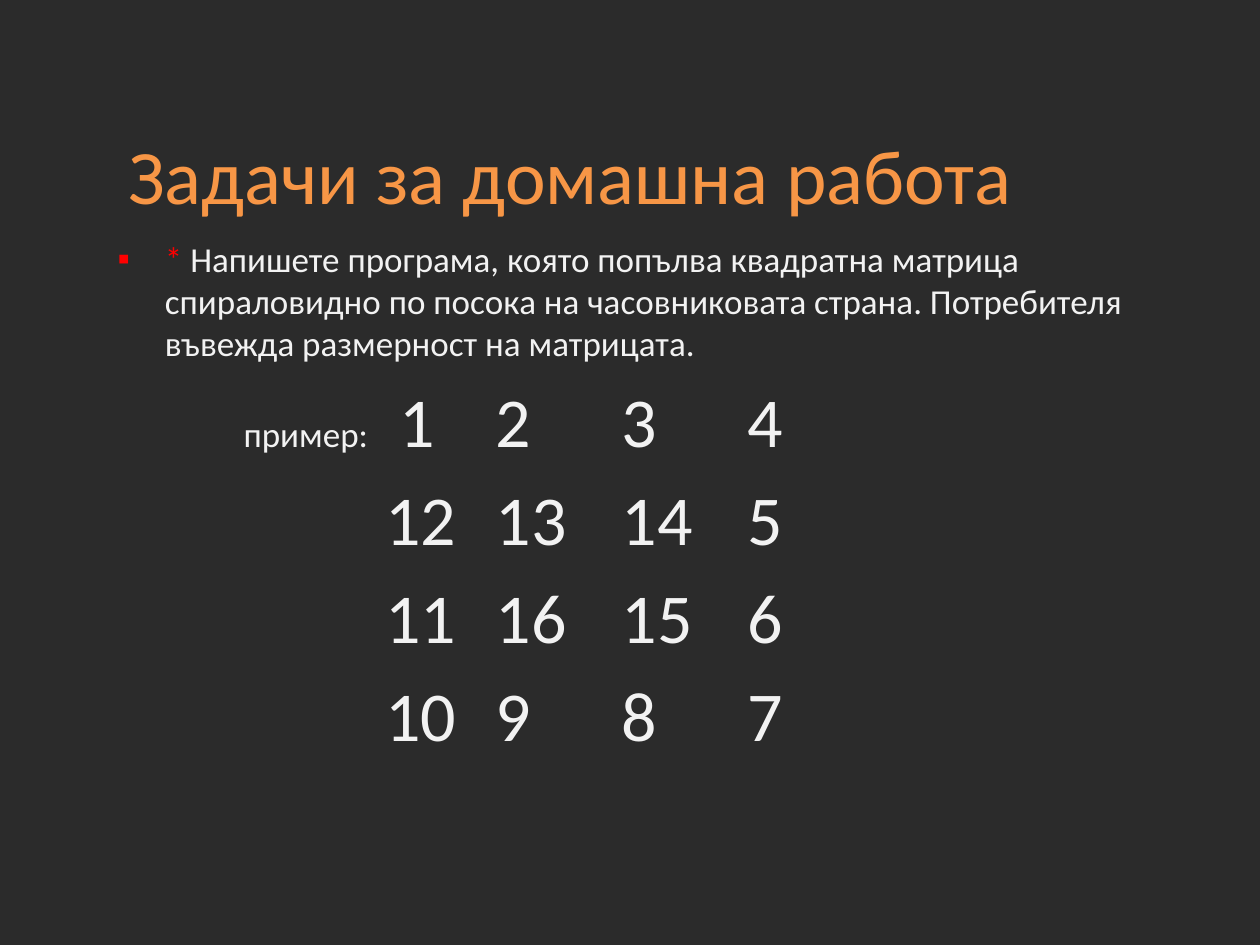
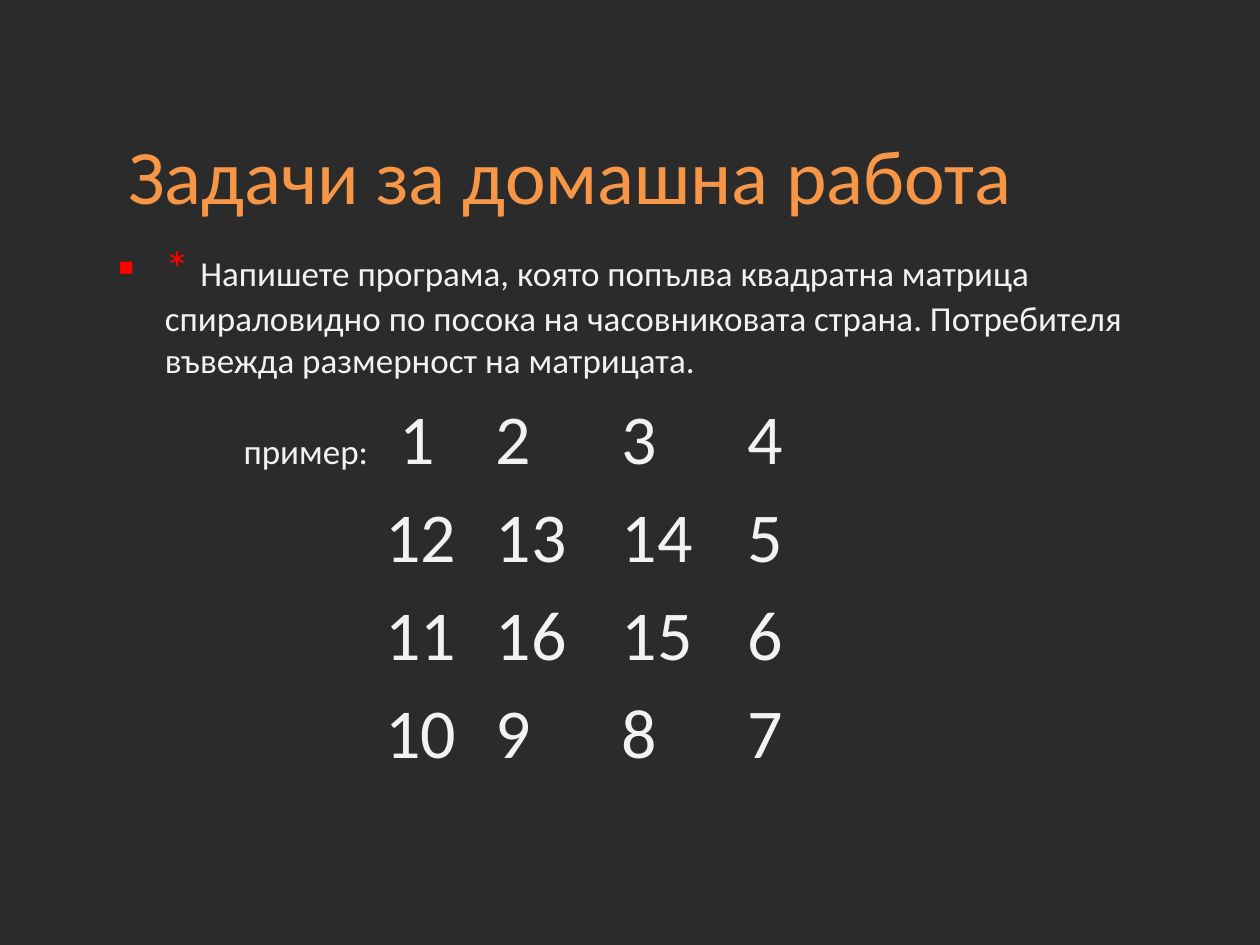
Before and after one commit to Academy-Soft-Intellect/Programming-Introduction-Course, a slide deck: slide 31 of 07-Arrays.pptx. Drawn at 1260x945 pixels with LibreOffice and Linux fonts; fonts in the diff are those of the drawing; background and template pictures are left out; a plain dark background stands for a picture behind light text. Boxes give left, top, right and bottom in pixels: in the first picture for what was removed or moved away, otherwise in the second. Text is boxed around its words. In the diff, an @@ line names an element or a change of style, - is before the commit and + after.

Commit message:
Presentation fix

```diff
--- a/07-Arrays.pptx
+++ b/07-Arrays.pptx
@@ text at (165, 263, 1122, 379): size 20 to 28 pt in "*" @@
```
